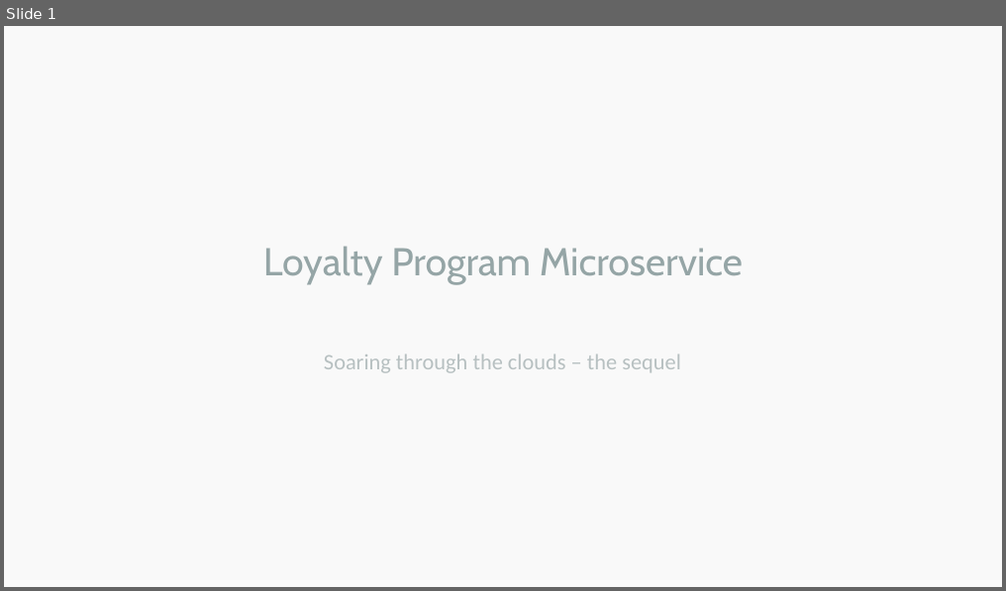
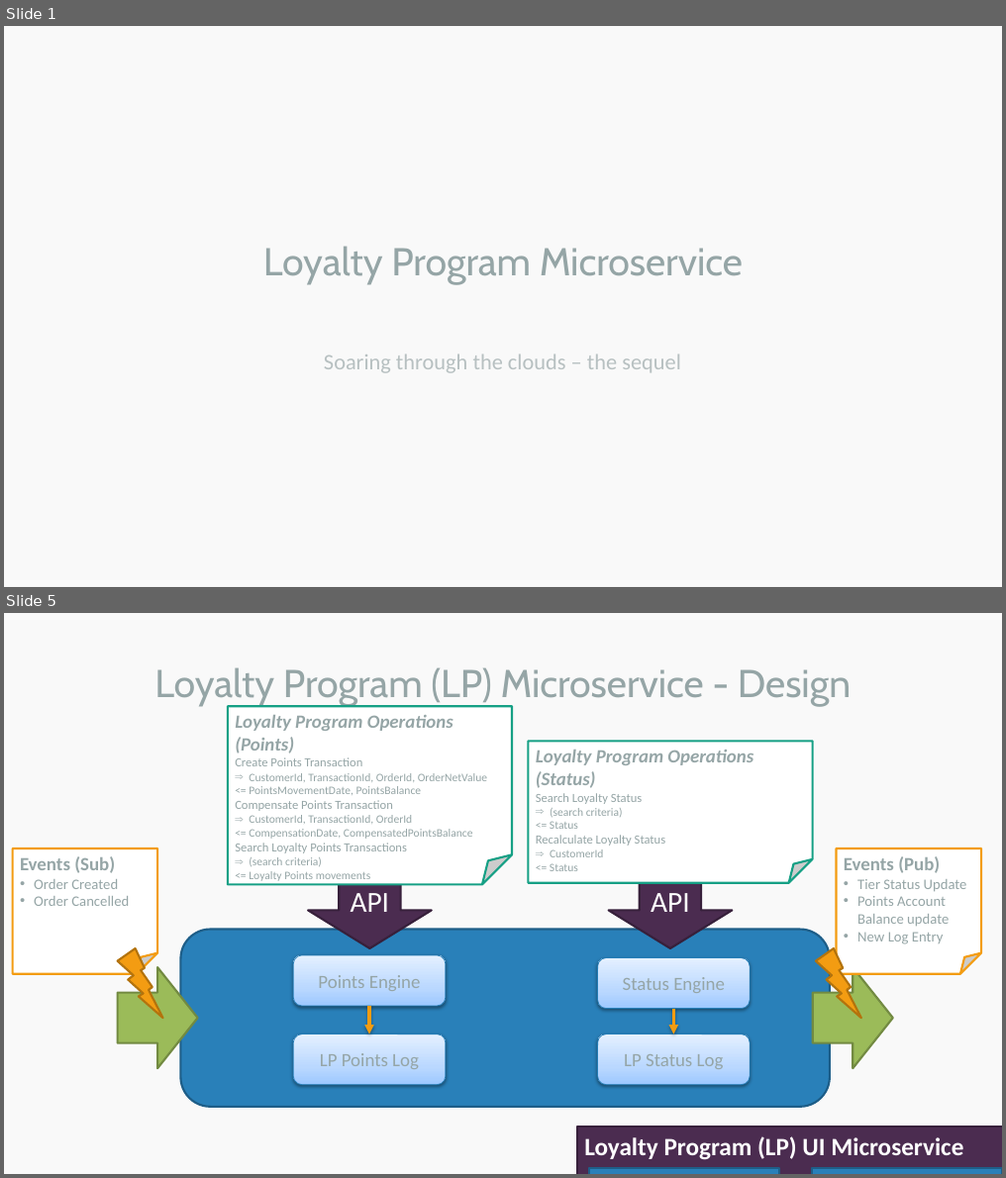
Before and after one commit to LinkRedCloud/loyaltyprogrammicroservice, a slide deck: Loyalty Program Microservice.pptx. Shown one above the other, each under a label of ours: slide 1 before the commit, slides 1 and 5 after it; the slides between them are not shown. The pictures are 1006x591 and 1006x1178 pixels, drawn with LibreOffice and Linux fonts; fonts in the diff are those of the drawing. Boxes give left, top, right and bottom in pixels: in the first picture for what was removed or moved away, otherwise in the second. Text is boxed around its words. In the diff, an @@ line names an element or a change of style, - is before the commit and + after.

Commit message:
Loyalty Program Microservice Design Document

```diff
--- a/Loyalty Program Microservice.pptx
+++ b/Loyalty Program Microservice.pptx
@@ slide 5 added at (4, 613, 1002, 1174), background #F9F9F9 @@
@@ title added at (154, 667, 850, 707), 37.3 pt, text #95A5A6 @@
+Loyalty Program (LP) Microservice - Design
@@ folded corner added at (228, 707, 512, 884), fill #FFFFFF, outline #16A085 2 pt, 11 pt, text #95A5A6 @@
+Loyalty Program Operations (Points)
+Create Points Transaction
+⇒ CustomerId, TransactionId, OrderId, OrderNetValue
+<= PointsMovementDate, PointsBalance
+Compensate Points Transaction
+⇒ CustomerId, TransactionId, OrderId
+<= CompensationDate, CompensatedPointsBalance
+Search Loyalty Points Transactions
+⇒ (search criteria)
+<= Loyalty Points movements
@@ folded corner added at (528, 741, 813, 883), fill #FFFFFF, outline #16A085 2 pt, 12 pt, text #95A5A6 @@
+Loyalty Program Operations (Status)
+Search Loyalty Status
+⇒ (search criteria)
+<= Status
+Recalculate Loyalty Status
+⇒ CustomerId
+<= Status
@@ folded corner added at (12, 849, 157, 974), fill #FFFFFF, outline #F39C12 2 pt, 14 pt, text #95A5A6 @@
+Events (Sub)
+• Order Created
+• Order Cancelled
@@ folded corner added at (837, 849, 982, 974), fill #FFFFFF, outline #F39C12 2 pt, 14 pt, text #95A5A6 @@
+Events (Pub)
+• Tier Status Update
+• Points Account Balance update
+• New Log Entry
@@ down arrow added at (308, 872, 432, 949), fill #4B2C50, outline #37213B 2 pt, 28 pt, text #FFFFFF @@
+API
@@ down arrow added at (609, 872, 733, 949), fill #4B2C50, outline #37213B 2 pt, 28 pt, text #FFFFFF @@
+API
@@ rounded rectangle added at (180, 930, 830, 1107), fill #2980B9, outline #1E5F89 2 pt @@
@@ right arrow added at (118, 967, 198, 1069), fill #9BBB59, outline #738A42 2 pt @@
@@ lightning bolt added at (118, 949, 163, 1018), fill #F39C12, outline #B4730D 2 pt @@
@@ rounded rectangle added at (294, 956, 446, 1007), fill gradient #9EC9FF to #BBD8FF to #E5F0FF, outline #257EB8 0.75 pt, 18 pt, text #95A5A6 @@
+Points Engine
@@ rounded rectangle added at (598, 959, 749, 1009), fill gradient #9EC9FF to #BBD8FF to #E5F0FF, outline #257EB8 0.75 pt, 18 pt, text #95A5A6 @@
+Status Engine
@@ right arrow added at (813, 967, 893, 1069), fill #9BBB59, outline #738A42 2 pt @@
@@ lightning bolt added at (816, 949, 862, 1018), fill #F39C12, outline #B4730D 2 pt @@
@@ arrow added from (369, 1006) to (369, 1035), #F39C12 3 pt @@
@@ arrow added from (674, 1009) to (674, 1035), #F39C12 3 pt @@
@@ rounded rectangle added at (294, 1035, 446, 1085), fill gradient #9EC9FF to #BBD8FF to #E5F0FF, outline #257EB8 0.75 pt, 18 pt, text #95A5A6 @@
+LP Points Log
@@ rounded rectangle added at (598, 1035, 749, 1085), fill gradient #9EC9FF to #BBD8FF to #E5F0FF, outline #257EB8 0.75 pt, 18 pt, text #95A5A6 @@
+LP Status Log
@@ rectangle added at (577, 1128, 1002, 1174), fill #4B2C50, outline #37213B 2 pt, 24 pt, text #FFFFFF, bold @@
+Loyalty Program (LP) UI Microservice
@@ rectangle added at (589, 1168, 779, 1174), fill #2980B9, outline #1E5F89 2 pt, 18 pt, text #FFFFFF @@
+Loyalty Program Points UI
@@ rectangle added at (812, 1168, 1002, 1174), fill #2980B9, outline #1E5F89 2 pt, 18 pt, text #FFFFFF @@
+Loyalty Program Status UI
```
Also in this commit, not shown: 2 slides changed, 1 other slide added.
